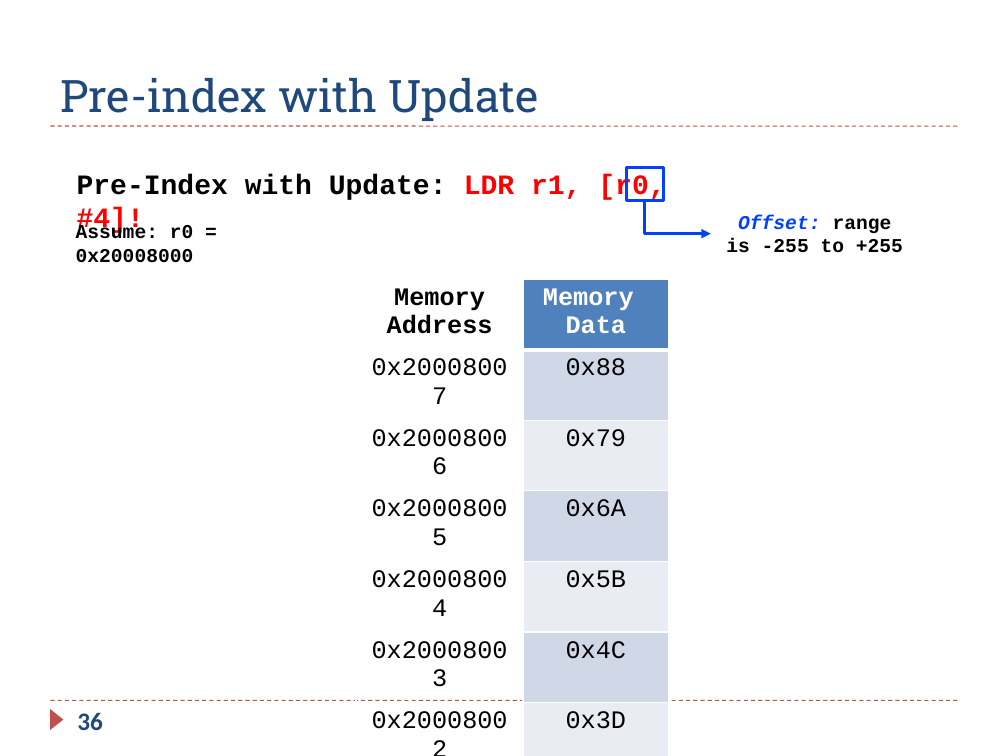
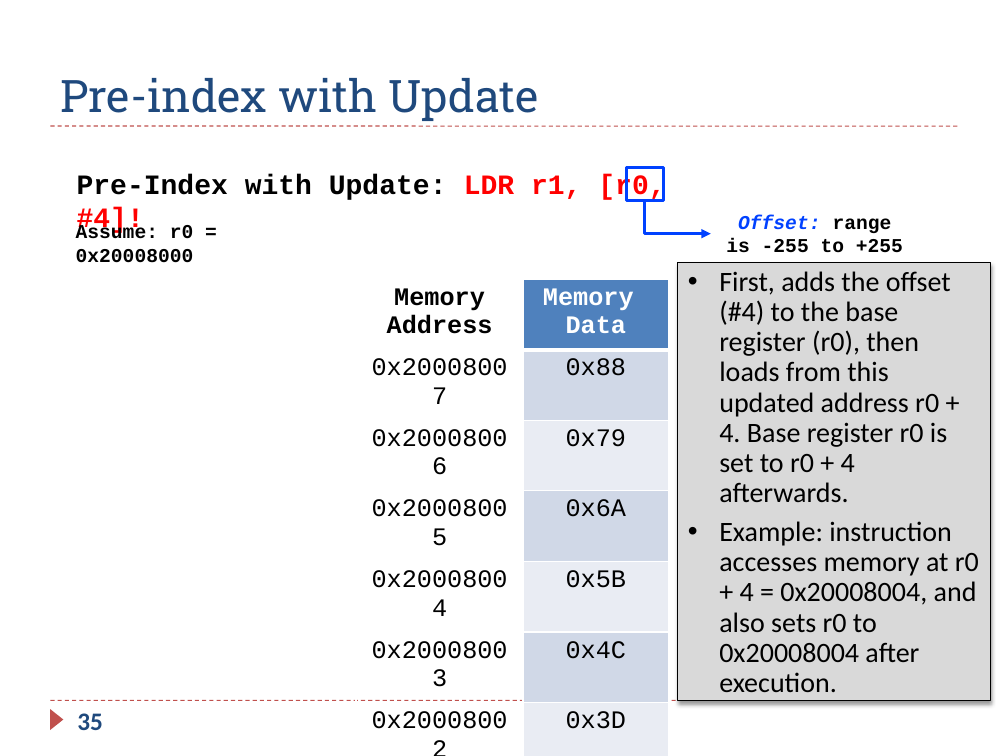
Before and after one commit to guhofstra/CSC111Fa25, a slide deck: slide 35 of PPTs/Ch5 ARM Load Store.pptx (slide 36 before the commit). Drawn at 1008x756 pixels with LibreOffice and Linux fonts; fonts in the diff are those of the drawing. Boxes give left, top, right and bottom in pixels: in the first picture for what was removed or moved away, otherwise in the second. Text is boxed around its words. In the diff, an @@ line names an element or a change of style, - is before the commit and + after.

```diff
--- a/PPTs/Ch5 ARM Load Store.pptx
+++ b/PPTs/Ch5 ARM Load Store.pptx
@@ rectangle added at [677, 262, 990, 701], fill #D9D9D9, outline #000000 0.75 pt, 20 pt, text #000000 @@
+• First, adds the offset (#4) to the base register (r0), then loads from this updated address r0 + 4. Base register r0 is set to r0 + 4 afterwards.
+• Example: instruction accesses memory at r0 + 4 = 0x20008004, and also sets r0 to 0x20008004 after execution.
@@ page number at [77, 713, 103, 730]: text changed @@
-36
+35
```
Also in this commit, not shown: 17 other slides changed, 5 slides removed, 12 other files.
